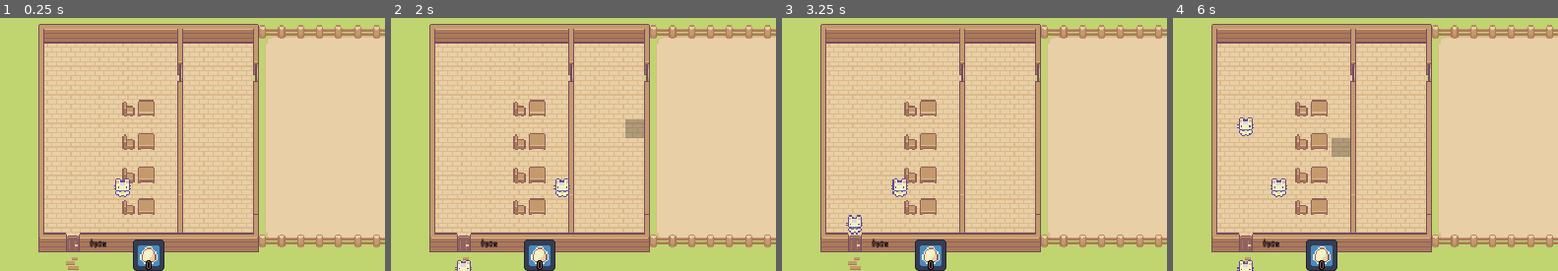
Above: before the commit, frames 1-4 (left to right).
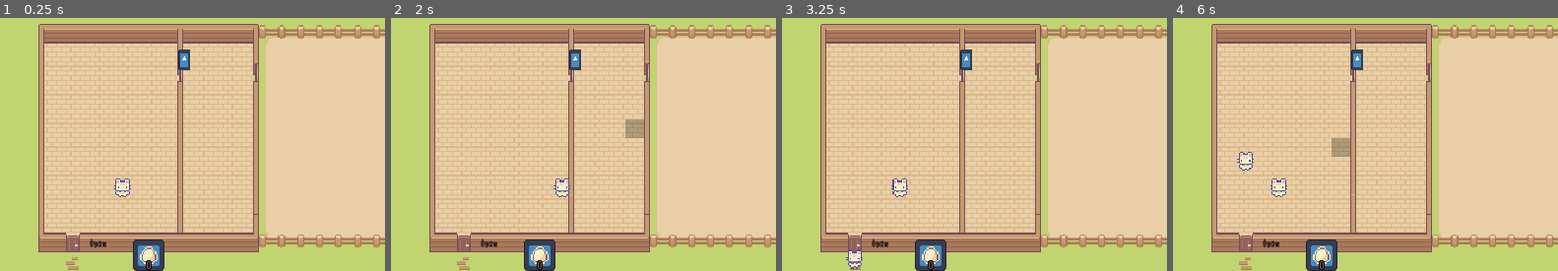
Above: after the commit, the same moments.

Repository: sakkaku-dev/godot-prototyping
Game: Godot game, scene res://games/kfp/kfp.tscn
The game is run twice, just before and just after one commit, with the same random seed, the same clock (stepped at 60 frames per second) and the same inputs. The project has no main scene, so this scene is started directly. The engine's default icon, where the game draws it, is replaced by a stand-in: a white triangle on a blue panel in a dark square.
Inputs (mouse positions are in pixels of both pictures, inside the frame that each line leads up to):
- Up to frame 1 (0.25 s): no input
- Up to frame 2 (2 s): click "0" at 0.5 s; tap Enter at 1.25 s; move the mouse to (645, 124) at 1.27 s; hold D (move_right) from 1.28 s (still down); tap E (interact) at 1.35 s; tap Space (jump) at 1.52 s
- Up to frame 3 (3.25 s): move the mouse to (835, 152) at 2.02 s; click (835, 152) at 2.1 s; tap Space (jump) at 2.27 s; tap E (interact) at 2.3, 2.85 s; move the mouse to (978, 78) at 2.77 s; release D (move_right) at 2.78 s; hold A (move_left) from 2.78 s (still down)
- Up to frame 4 (6 s): move the mouse to (1296, 190) at 3.52 s; release A (move_left) at 3.53 s; hold D (move_right) 3.53-5.03 s; tap E (interact) at 3.6, 4.55, 5.1, 5.85 s; tap Space (jump) at 3.77, 4.52, 5.27 s; move the mouse to (1461, 177) at 4.27 s; press the mouse at (1461, 177) at 4.28 s; move the mouse to (1180, 98) at 5.02 s; release the mouse at (1180, 98) at 5.03 s; hold A (move_left) 5.03-5.78 s; move the mouse to (1346, 136) at 5.77 s; hold D (move_right) from 5.78 s (still down)

The runs differ from the first frame. In frame 1, 1.9% of the frame differs, in the area x 31-50%, y 12-78%; in frame 2, 2.1%; in frame 3, 2.4%; in frame 4, 2.6%, in the area x 16-50%, y 12-100%.

Commit message:
take orders

Diff:
--- a/games/kfp/CustomerSpawn.gd
+++ b/games/kfp/CustomerSpawn.gd
@@ -4,6 +4,7 @@
 @export var spawner: Spawner2D
 @export var order_marker: Node2D
 @export var order_marker_2: Node2D
+@export var exit_marker: Node2D
 
 func _ready():
 	timer.start()
@@ -11,5 +12,6 @@
 
 func _spawn_customer():
 	var customer = spawner.spawn()
-	customer.add_target(order_marker_2.global_position)
-	customer.add_target(order_marker.global_position)
+	customer.move_order.append(order_marker_2.global_position)
+	customer.move_order.append(order_marker.global_position)
+	customer.exit_order.push_front(exit_marker.global_position)
--- a/games/kfp/MoveTarget.gd
+++ b/games/kfp/MoveTarget.gd
@@ -7,20 +7,14 @@
 @export var target_distance := 5
 @export var stop := false
 
-var targets := []
 var current_target
-var current_dir
-
-func add_target(pos):
-	targets.push_back(pos)
+var current_dir := Vector2.ZERO
 
 func _physics_process(delta):
 	if stop:
 		return
 
 	if current_target == null:
-		if targets.size() > 0:
-			current_target = targets.pop_front()
 		return
 
 	current_dir = body.global_position.direction_to(current_target)
--- /dev/null
+++ b/games/kfp/OrderDesk.gd
@@ -0,0 +1,21 @@
+extends Area2D
+
+signal ordered()
+
+@export var interact: Interactable
+
+var customer: Customer
+
+func _ready():
+	body_entered.connect(func(c):
+		customer = c
+	)
+
+	interact.interacted.connect(func(_a):
+		if not customer.is_ordering():
+			print("Customer is not ordering anymore")
+			return
+
+		ordered.emit()
+		customer.taken_order()
+	)
--- a/games/kfp/door.tscn
+++ b/games/kfp/door.tscn
@@ -4,6 +4,7 @@
 [ext_resource type="Script" path="res://games/kfp/door.gd" id="1_wgf3o"]
 
 [sub_resource type="RectangleShape2D" id="RectangleShape2D_4p0qh"]
+size = Vector2(15, 21)
 
 [sub_resource type="Animation" id="Animation_ed8uv"]
 length = 0.001
@@ -59,7 +60,7 @@
 frame = 25
 
 [node name="CollisionShape2D" type="CollisionShape2D" parent="."]
-position = Vector2(0, 5)
+position = Vector2(-2.5, 5.5)
 shape = SubResource("RectangleShape2D_4p0qh")
 
 [node name="AnimationPlayer" type="AnimationPlayer" parent="."]
--- a/games/kfp/kfp.gd
+++ b/games/kfp/kfp.gd
@@ -9,6 +9,7 @@
 @onready var ordering = $TileMap/Ordering
 @onready var tile_map = $TileMap
 @onready var mini_game = $MiniGame
+@onready var order_desk = $TileMap/OrderDesk
 
 @export var room_layer := 3
 @export var farm_layer := 2
@@ -22,12 +23,14 @@
 	set(x):
 		total_eggs = x
 		total_eggs_label.text = "%s" % total_eggs
-
+var orders := []
 var place_egg := false
 
 func _ready():
 	farm_enter.body_entered.connect(func(_x): fit_camera.update(farm_layer))
 	room_enter.body_entered.connect(func(_x): fit_camera.update(room_layer))
+
+	order_desk.ordered.connect(func(): orders.append(null))
 
 func _on_egg_catch_game_total_eggs_collected(eggs):
 	self.total_eggs += eggs
--- a/games/kfp/kfp.tscn
+++ b/games/kfp/kfp.tscn
@@ -29,6 +29,7 @@
 [ext_resource type="Script" path="res://util/RandomTimer.gd" id="23_5vniq"]
 [ext_resource type="PackedScene" uid="uid://c2ro12l6f7xuu" path="res://games/kfp/okyaku.tscn" id="23_kk0tv"]
 [ext_resource type="Script" path="res://games/kfp/CustomerSpawn.gd" id="24_kvsde"]
+[ext_resource type="Script" path="res://games/kfp/OrderDesk.gd" id="26_oa8ma"]
 
 [sub_resource type="StyleBoxFlat" id="StyleBoxFlat_oko1a"]
 bg_color = Color(0, 0, 0, 0.670588)
@@ -1162,6 +1163,20 @@
 [sub_resource type="RectangleShape2D" id="RectangleShape2D_k21n1"]
 size = Vector2(42, 50)
 
+[sub_resource type="ShaderMaterial" id="ShaderMaterial_w15g2"]
+shader = ExtResource("7_hveeg")
+shader_parameter/outline_color = Color(1, 1, 1, 1)
+shader_parameter/width = 1.0
+shader_parameter/pattern = 0
+shader_parameter/inside = false
+shader_parameter/add_margins = true
+shader_parameter/enable = true
+
+[sub_resource type="RectangleShape2D" id="RectangleShape2D_ibnlu"]
+
+[sub_resource type="RectangleShape2D" id="RectangleShape2D_iake3"]
+size = Vector2(16, 16)
+
 [sub_resource type="RectangleShape2D" id="RectangleShape2D_ns4hp"]
 size = Vector2(180, 162)
 
@@ -1302,43 +1317,49 @@
 
 [node name="Door3" parent="TileMap/Ordering" instance=ExtResource("16_a2v03")]
 position = Vector2(40, 184)
+collision_mask = 6
 front_door = true
 
 [node name="Table" parent="TileMap/Ordering" instance=ExtResource("18_5u7uy")]
+visible = false
 position = Vector2(102, 77)
 
 [node name="Chair" parent="TileMap/Ordering/Table" instance=ExtResource("19_v0g1f")]
 position = Vector2(-15, -1)
 
 [node name="Table2" parent="TileMap/Ordering" instance=ExtResource("18_5u7uy")]
+visible = false
 position = Vector2(102, 105)
 
 [node name="Chair" parent="TileMap/Ordering/Table2" instance=ExtResource("19_v0g1f")]
 position = Vector2(-15, -1)
 
 [node name="Table3" parent="TileMap/Ordering" instance=ExtResource("18_5u7uy")]
+visible = false
 position = Vector2(102, 133)
 
 [node name="Chair" parent="TileMap/Ordering/Table3" instance=ExtResource("19_v0g1f")]
 position = Vector2(-15, -1)
 
 [node name="Table4" parent="TileMap/Ordering" instance=ExtResource("18_5u7uy")]
+visible = false
 position = Vector2(102, 160)
 
 [node name="Chair" parent="TileMap/Ordering/Table4" instance=ExtResource("19_v0g1f")]
 position = Vector2(-15, -1)
 
-[node name="CustomerSpawn" type="Node" parent="TileMap" node_paths=PackedStringArray("timer", "spawner", "order_marker", "order_marker_2")]
+[node name="CustomerSpawn" type="Node" parent="TileMap" node_paths=PackedStringArray("timer", "spawner", "order_marker", "order_marker_2", "exit_marker")]
 script = ExtResource("24_kvsde")
 timer = NodePath("RandomTimer")
 spawner = NodePath("../Spawner2D")
-order_marker = NodePath("../OrderPlace")
-order_marker_2 = NodePath("../OrderPlace2")
+order_marker = NodePath("../OrderMove2")
+order_marker_2 = NodePath("../OrderMove1")
+exit_marker = NodePath("../ExitMove")
 
 [node name="RandomTimer" type="Timer" parent="TileMap/CustomerSpawn"]
 script = ExtResource("23_5vniq")
-min_time = 1.0
-max_time = 5.0
+min_time = 2.0
+max_time = 6.0
 
 [node name="Spawner2D" type="Node2D" parent="TileMap" node_paths=PackedStringArray("root")]
 position = Vector2(40, 244)
@@ -1346,11 +1367,42 @@
 root = NodePath("..")
 scene = ExtResource("23_kk0tv")
 
-[node name="OrderPlace" type="Marker2D" parent="TileMap"]
-position = Vector2(115, 35)
-
-[node name="OrderPlace2" type="Marker2D" parent="TileMap"]
+[node name="OrderMove1" type="Marker2D" parent="TileMap"]
 position = Vector2(40, 35)
+
+[node name="ExitMove" type="Marker2D" parent="TileMap"]
+position = Vector2(40, 170)
+
+[node name="OrderMove2" type="Marker2D" parent="TileMap"]
+position = Vector2(117, 35)
+
+[node name="OrderDesk" type="Area2D" parent="TileMap" node_paths=PackedStringArray("interact")]
+position = Vector2(134, 30)
+collision_layer = 0
+collision_mask = 4
+script = ExtResource("26_oa8ma")
+interact = NodePath("Interactable")
+
+[node name="Sprite2D" type="Sprite2D" parent="TileMap/OrderDesk"]
+material = SubResource("ShaderMaterial_w15g2")
+scale = Vector2(0.078125, 0.140625)
+texture = ExtResource("15_lfbes")
+
+[node name="CollisionShape2D" type="CollisionShape2D" parent="TileMap/OrderDesk"]
+position = Vector2(-7, 0)
+shape = SubResource("RectangleShape2D_ibnlu")
+
+[node name="Interactable" type="Area2D" parent="TileMap/OrderDesk"]
+position = Vector2(2, 0)
+script = ExtResource("6_5onm5")
+
+[node name="CollisionShape2D" type="CollisionShape2D" parent="TileMap/OrderDesk/Interactable"]
+shape = SubResource("RectangleShape2D_iake3")
+
+[node name="OutlineInteractable" type="Node" parent="TileMap/OrderDesk" node_paths=PackedStringArray("interactable", "node")]
+script = ExtResource("6_d7ngc")
+interactable = NodePath("../Interactable")
+node = NodePath("../Sprite2D")
 
 [node name="FarmEnter" type="Area2D" parent="."]
 position = Vector2(295, 96)
--- a/games/kfp/okyaku.gd
+++ b/games/kfp/okyaku.gd
@@ -1,19 +1,64 @@
+class_name Customer
 extends CharacterBody2D
+
+enum {
+	MOVING_ORDER,
+	ORDER,
+	WAITING,
+	EATING,
+	LEAVING,
+}
 
 @onready var move_target = $MoveTarget
 @onready var people_detection = $PeopleDetection
+@onready var order_wait_time = $OrderWaitTime
+@onready var food_wait_time = $FoodWaitTime
+
+@onready var exit_order := [global_position]
+var move_order := []
+var state = MOVING_ORDER:
+	set(v):
+		state = v
+
+		if state == ORDER:
+			order_wait_time.start()
+		elif state == LEAVING:
+			people_detection.monitorable = false
+			await _move_in_order(exit_order)
+		elif state == WAITING:
+			order_wait_time.stop()
+			food_wait_time.start()
+
+
+func _ready():
+	order_wait_time.timeout.connect(func(): self.state = LEAVING)
+	food_wait_time.timeout.connect(func(): self.state = LEAVING)
+
+	await get_tree().create_timer(1.0).timeout
+	await _move_in_order(move_order)
+	self.state = ORDER
+
+func _move_in_order(pos):
+	while pos.size() > 0:
+		move_target.current_target = pos.pop_front()
+		await move_target.reached
 
 func _process(delta):
-	_detect_nearby_people()
+	match state:
+		MOVING_ORDER:
+			_detect_nearby_people()
 
 func _detect_nearby_people():
 	for area in people_detection.get_overlapping_areas():
 		var dir = global_position.direction_to(area.global_position)
-		if dir.dot(move_target.current_dir) > 0.5:
+		if dir.dot(move_target.current_dir) > 0.75:
 			move_target.stop = true
 			return
 
 	move_target.stop = false
 
-func add_target(pos):
-	move_target.add_target(pos)
+func is_ordering():
+	return state == ORDER
+
+func taken_order():
+	self.state = WAITING
--- a/games/kfp/okyaku.tscn
+++ b/games/kfp/okyaku.tscn
@@ -11,7 +11,7 @@
 radius = 8.06226
 
 [node name="Okyaku" type="CharacterBody2D"]
-collision_layer = 2
+collision_layer = 4
 collision_mask = 0
 script = ExtResource("1_8xdq1")
 
@@ -33,8 +33,16 @@
 
 [node name="PeopleDetection" type="Area2D" parent="."]
 position = Vector2(0, -5)
-collision_layer = 4
-collision_mask = 4
+collision_layer = 128
+collision_mask = 128
 
 [node name="CollisionShape2D" type="CollisionShape2D" parent="PeopleDetection"]
 shape = SubResource("CircleShape2D_bfdpf")
+
+[node name="OrderWaitTime" type="Timer" parent="."]
+wait_time = 10.0
+one_shot = true
+
+[node name="FoodWaitTime" type="Timer" parent="."]
+wait_time = 10.0
+one_shot = true
Not shown: 1 places in games/kfp/kfp.tscn that only renumber resources
